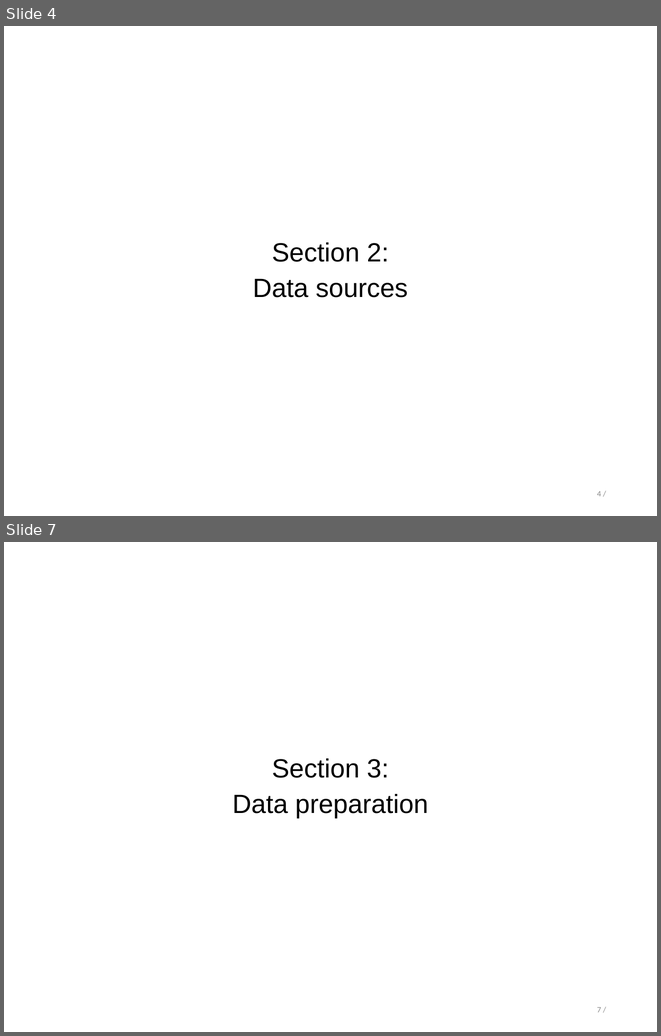
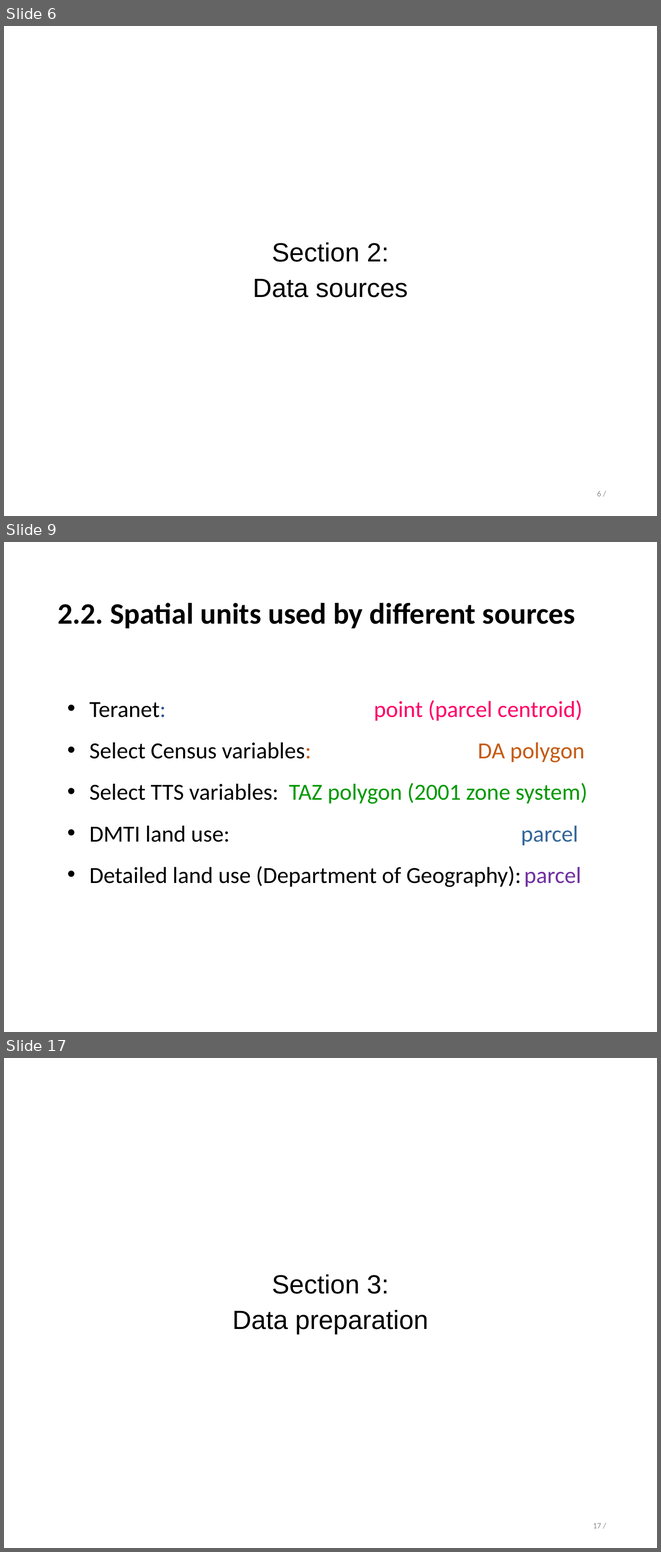
Before and after one commit to stepan-o/thesis, a slide deck: presentations/final_presentation.pptx. Shown one above the other, each under a label of ours: slides 4 and 7 before the commit, slides 6, 9 and 17 after it; the slides between them are not shown. The pictures are 661x1036 and 661x1552 pixels, drawn with LibreOffice and Linux fonts; fonts in the diff are those of the drawing. Boxes give left, top, right and bottom in pixels: in the first picture for what was removed or moved away, otherwise in the second. Text is boxed around its words. In the diff, an @@ line names an element or a change of style, - is before the commit and + after.

```diff
--- a/presentations/final_presentation.pptx
+++ b/presentations/final_presentation.pptx
@@ slide 9 added at box(4, 542, 657, 1032), background #FFFFFF @@
@@ text added at box(58, 602, 575, 628), 36 pt, text #000000, bold @@
+2.2. Spatial units used by different sources
@@ text added at box(89, 700, 587, 887), 28 pt, text #000000 @@
+• Teranet: point (parcel centroid)
+• Select Census variables: DA polygon
+• Select TTS variables: TAZ polygon (2001 zone system)
+• DMTI land use: parcel
+• Detailed land use (Department of Geography): parcel
@@ what was slide 4 is now slide 6 @@
@@ page number at box(597, 491, 601, 496): text changed @@
-4 /
+6 /
@@ what was slide 7 is now slide 17 @@
@@ page number at box(593, 1523, 601, 1528): text changed @@
-7 /
+17 /
```
Also in this commit, not shown: 12 slides changed, 16 other slides added, 4 slides removed.
